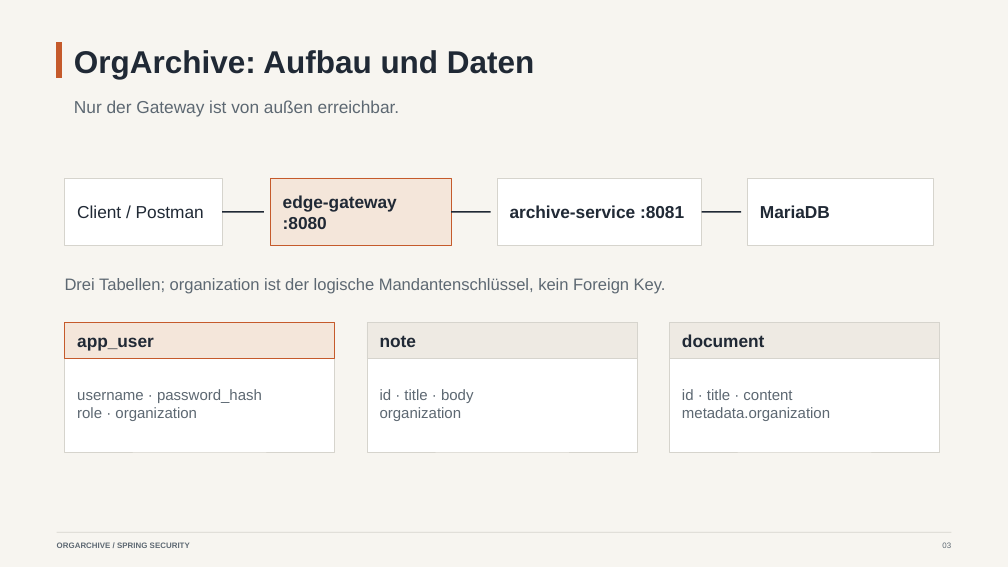
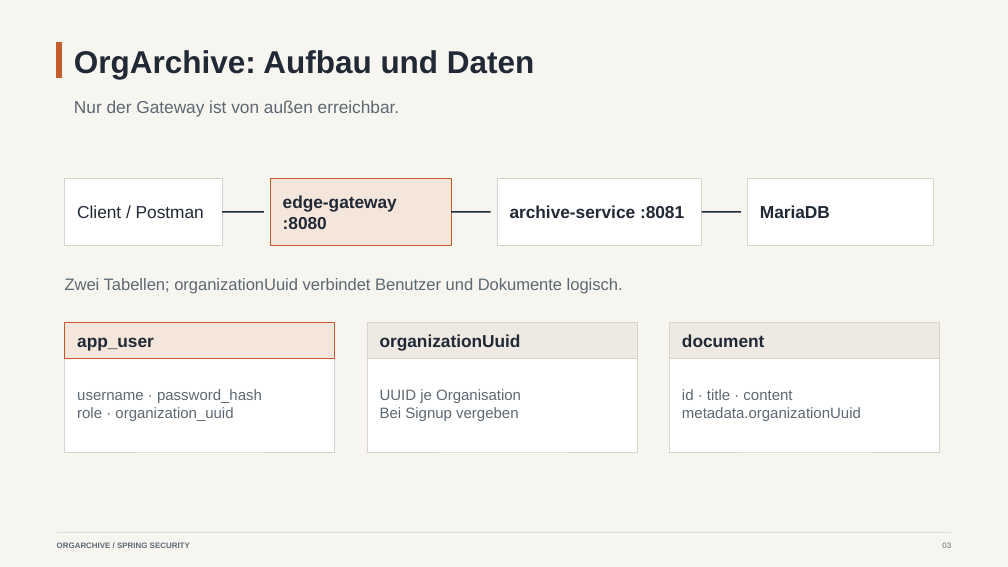
Before and after one commit to andrey94308/spring-came-to-the-party, a slide deck: slide 3 of presentation/spring_knowledge_sharing_editable_orgarchive.pptx. Drawn at 1008x567 pixels with LibreOffice and Linux fonts; fonts in the diff are those of the drawing. Boxes give left, top, right and bottom in pixels: in the first picture for what was removed or moved away, otherwise in the second. Text is boxed around its words. In the diff, an @@ line names an element or a change of style, - is before the commit and + after.

```diff
--- a/presentation/spring_knowledge_sharing_editable_orgarchive.pptx
+++ b/presentation/spring_knowledge_sharing_editable_orgarchive.pptx
@@ text at (65, 278, 623, 294): text changed @@
-Drei Tabellen; organization ist der logische Mandantenschlüssel, kein Foreign Key.
+Zwei Tabellen; organizationUuid verbindet Benutzer und Dokumente logisch.
@@ text at (380, 334, 521, 351): text changed @@
-note
+organizationUuid
@@ text at (380, 389, 521, 421): text changed @@
-id · title · body
-organization
+UUID je Organisation
+Bei Signup vergeben
@@ text at (77, 407, 233, 421): text changed @@
-role · organization
+role · organization_uuid
@@ text at (682, 407, 861, 421): text changed @@
-metadata.organization
+metadata.organizationUuid
```
Also in this commit, not shown: 3 other slides changed, 23 other files.
